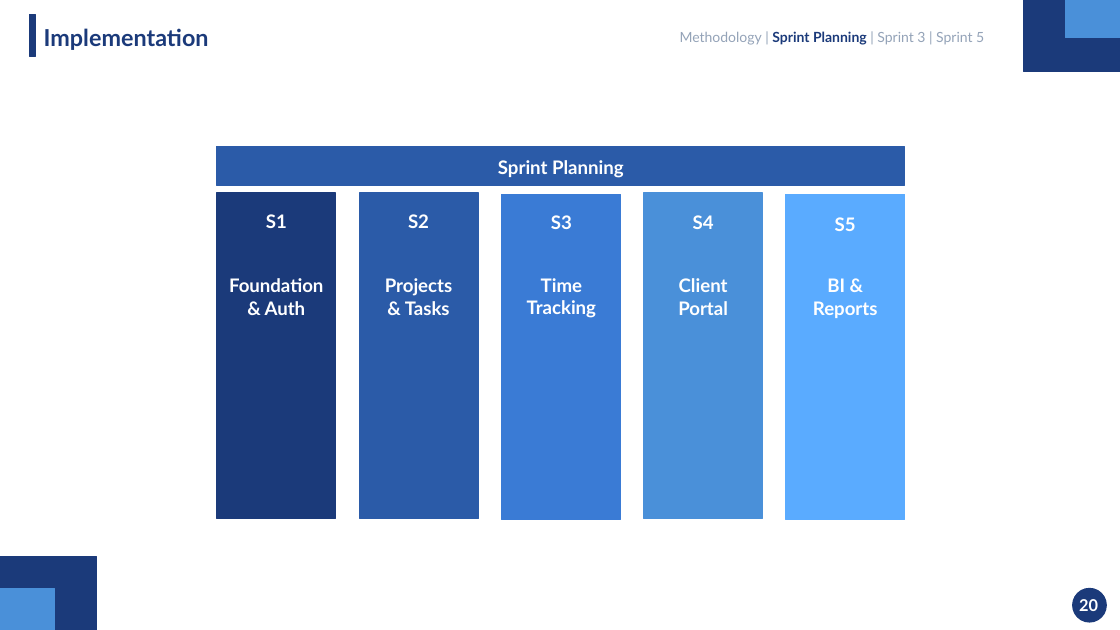
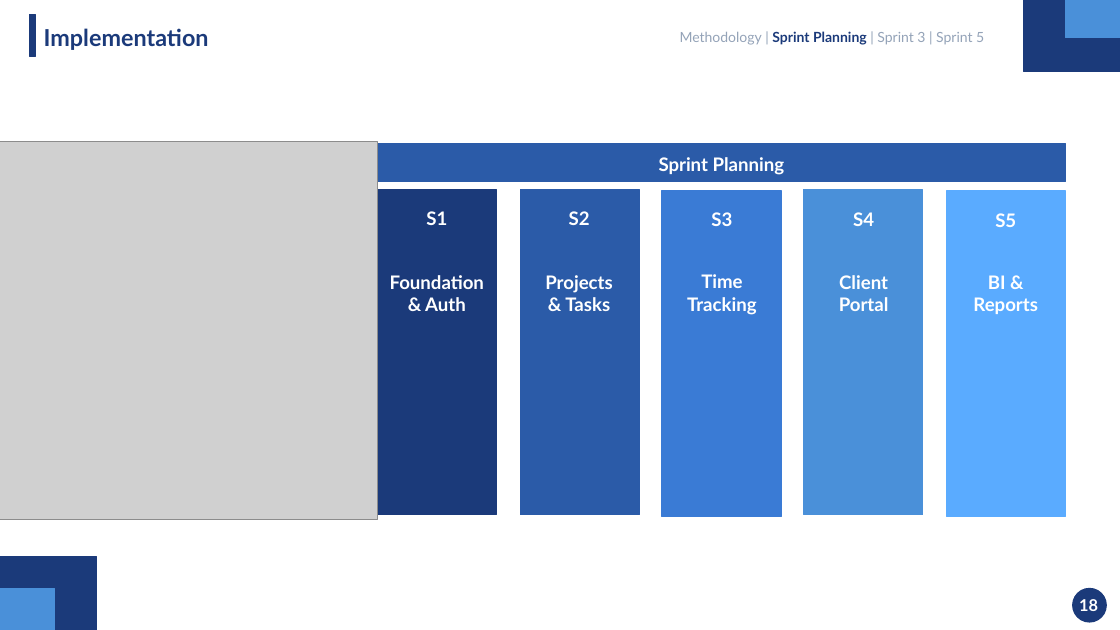
Before and after one commit to mahdi000666/DesignFlow, a slide deck: slide 18 of docs/Presentation.pptx (slide 19 before the commit). Drawn at 1120x630 pixels with LibreOffice and Linux fonts; fonts in the diff are those of the drawing; grey boxes stand for pictures. Boxes give left, top, right and bottom in pixels: in the first picture for what was removed or moved away, otherwise in the second. Text is boxed around its words. In the diff, an @@ line names an element or a change of style, - is before the commit and + after.

```diff
--- a/docs/Presentation.pptx
+++ b/docs/Presentation.pptx
@@ picture added at [0, 141, 377, 519] @@
@@ 11 texts, 6 rectangles: place and size @@
-11 texts, 6 rectangles at [217, 147, 905, 519]
+11 texts, 6 rectangles at [377, 144, 1065, 516]
@@ text at [1079, 599, 1098, 611]: text changed @@
-20
+18
```
Also in this commit, not shown: 27 other slides changed, 1 slide removed.
